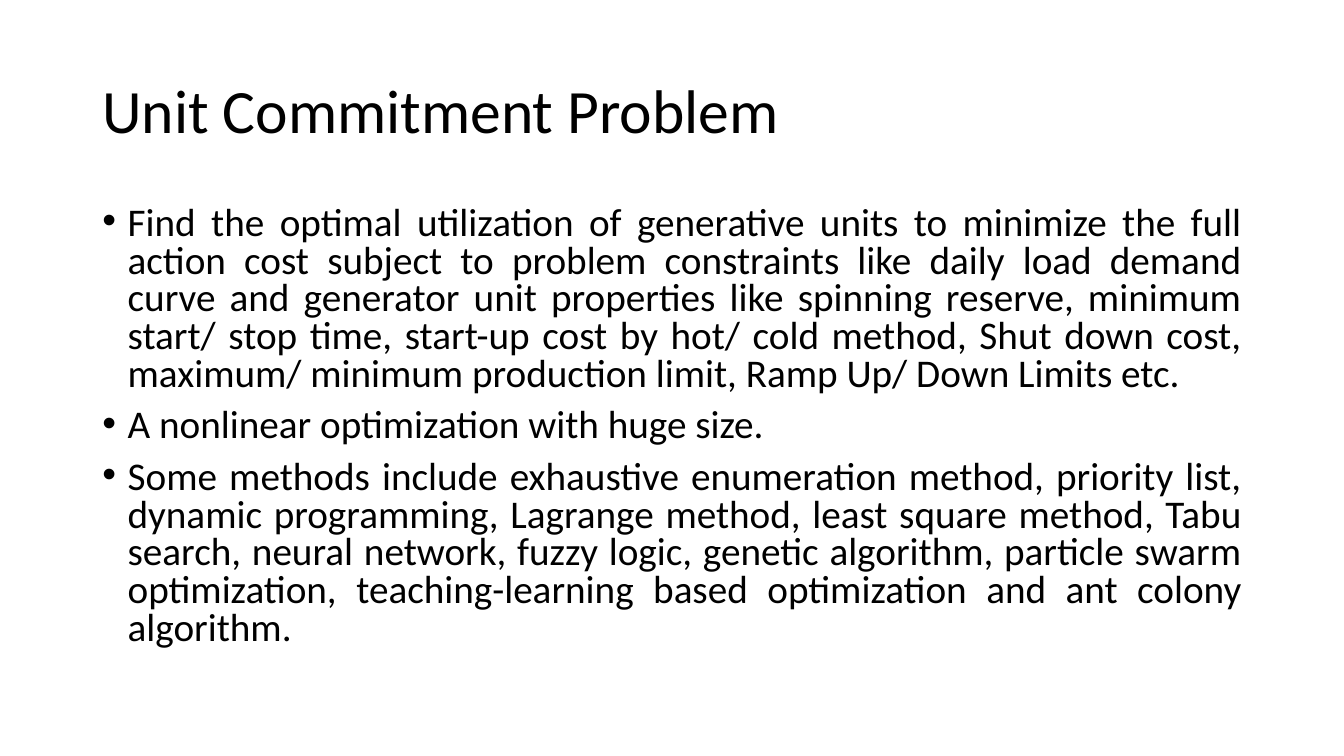
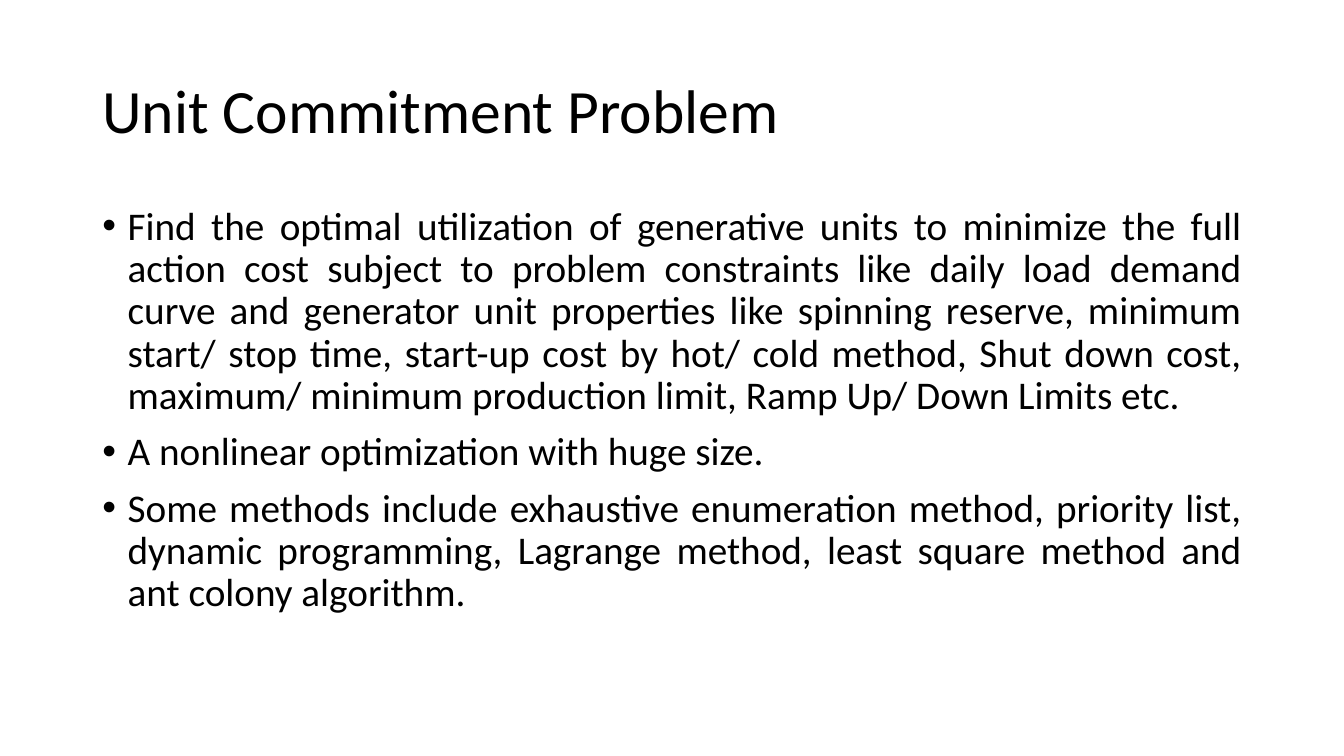
Before and after one commit to MuhammadShamaas1997/Electrical-Engineering, a slide deck: slide 2 of Convex Optimization/Unit Commitment.pptx. Drawn at 1344x756 pixels with LibreOffice and Linux fonts; fonts in the diff are those of the drawing. Boxes give left, top, right and bottom in pixels: in the first picture for what was removed or moved away, otherwise in the second. Text is boxed around its words. In the diff, an @@ line names an element or a change of style, - is before the commit and + after.

Commit message:
V1

```diff
--- a/Convex Optimization/Unit Commitment.pptx
+++ b/Convex Optimization/Unit Commitment.pptx
@@ text at [128, 212, 1241, 472]: line spacing 0.8 to 0.9 @@
@@ text at [128, 494, 1241, 613]: text changed @@
-• Some methods include exhaustive enumeration method, priority list, dynamic programming, Lagrange method, least square method, Tabu search, neural network, fuzzy logic, genetic algorithm, particle swarm optimization, teaching-learning based optimization and ant colony algorithm.
+• Some methods include exhaustive enumeration method, priority list, dynamic programming, Lagrange method, least square method and ant colony algorithm.
```
Also in this commit, not shown: 3 other slides changed, 1 slide added.
